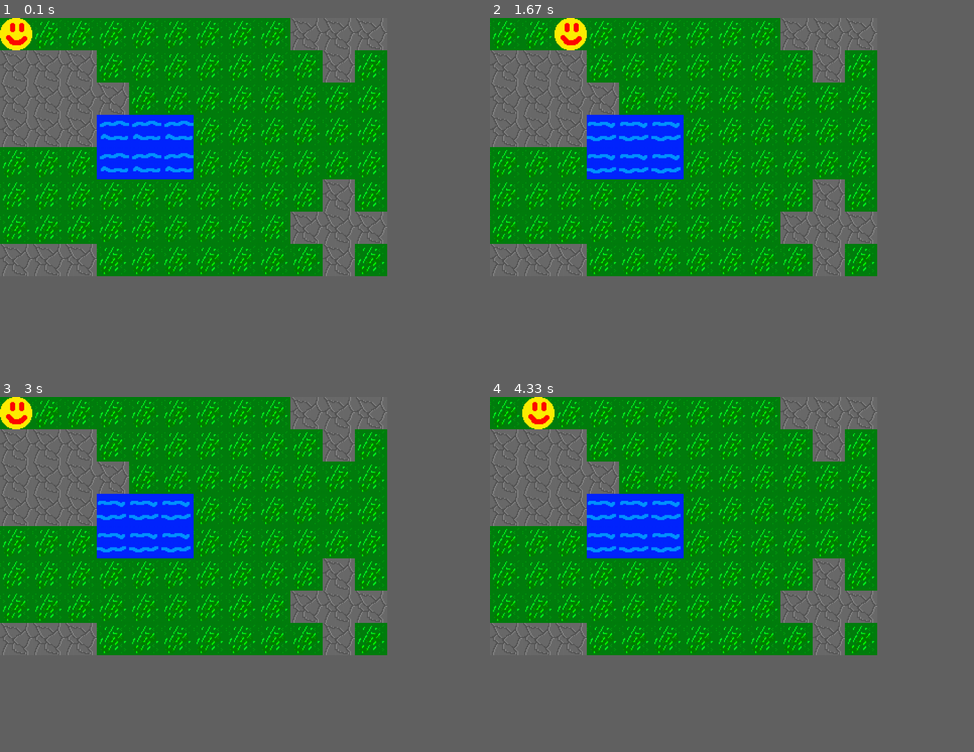
Above: before the commit, frames 1-4 (two rows, left to right).
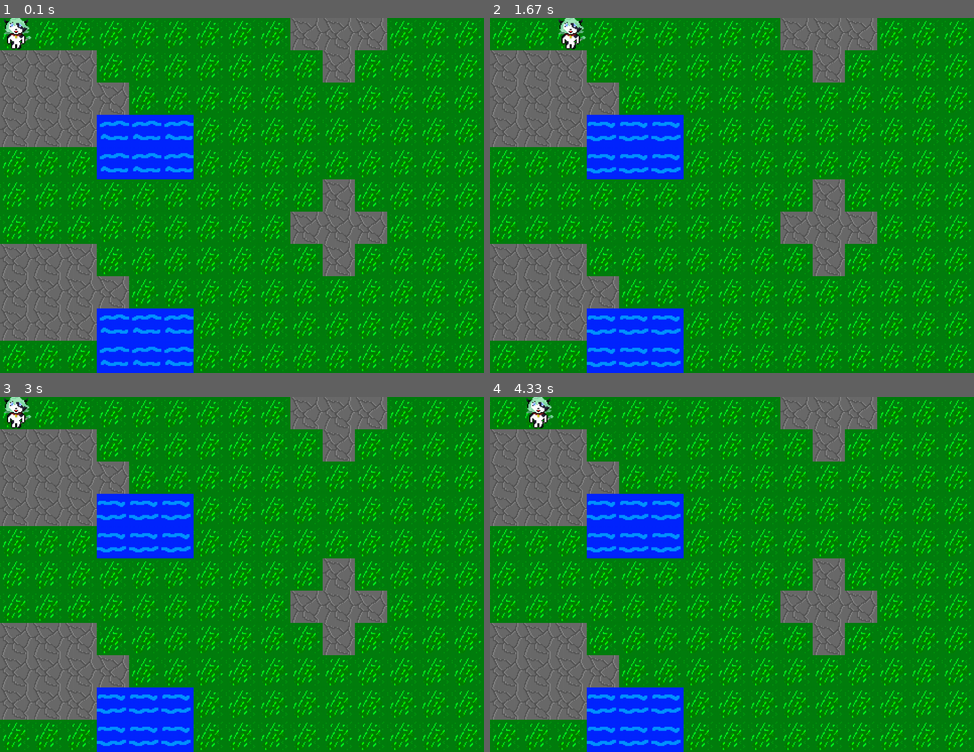
Above: after the commit, the same moments.

Repository: MaundyMoo/Coursework
Game: pygame game, started from Main.py
Same seed, same stepped clock (60 frames per second), same inputs: the game is played once before the commit and once after it.
Inputs:
- Up to frame 1 (0.1 s): no input
- Up to frame 2 (1.67 s): hold Right 0.33-0.8 s; hold Right 1.17-1.63 s
- Up to frame 3 (3 s): hold Left 1.67-2.2 s; hold Left 2.57-2.97 s
- Up to frame 4 (4.33 s): hold Right 3.4-4.03 s
The window is 720x480 before the commit and 900x660 after it. Grey fills any space a smaller window leaves; there, only what the larger window draws over its background counts as a difference.

The runs differ from the first frame. In frame 1, 12% of the frame differs, in the area x 0-100%, y 0-100%; in frame 2, 12%; in frame 3, 12%; in frame 4, 12%.

Commit message:
Allowing odd multiples for screen dimensions without being buggy and updated character sprite

Diff:
--- a/Constants.py
+++ b/Constants.py
@@ -1,6 +1,6 @@
 import os
-SCREEN_WIDTH = 64 * 12
-SCREEN_HEIGHT = 64 * 8
+SCREEN_WIDTH = 64 * 15
+SCREEN_HEIGHT = 64 * 11
 
 TILESIZE = 64
 
--- a/Scenes.py
+++ b/Scenes.py
@@ -76,14 +76,14 @@
         elif playerPixelX >= (mapPixelWidth - int(Constants.SCREEN_WIDTH / 2)):
             self.OffsetX = -(mapPixelWidth - Constants.SCREEN_WIDTH)
         else:
-            self.OffsetX = -(playerPixelX - int(Constants.SCREEN_WIDTH / 2))
+            self.OffsetX = -int(((playerPixelX - int(Constants.SCREEN_WIDTH / 2)) / Constants.TILESIZE) + 1) * (Constants.TILESIZE)
         #Checking for Y offset
         if playerPixelY <= int(Constants.SCREEN_HEIGHT / 2):
             self.OffsetY = 0
         elif playerPixelY >= (mapPixelHeight - int(Constants.SCREEN_HEIGHT / 2)):
             self.OffsetY = -(mapPixelHeight - Constants.SCREEN_HEIGHT)
         else:
-            self.OffsetY = -(playerPixelY - int(Constants.SCREEN_HEIGHT / 2))
+            self.OffsetY = -int(((playerPixelY - int(Constants.SCREEN_HEIGHT / 2)) / Constants.TILESIZE) + 1) * (Constants.TILESIZE)
 
     def Render(self, screen):
         if not self.backRendered: self.backRender(screen)
Binary file changed: res/testSheet.png
